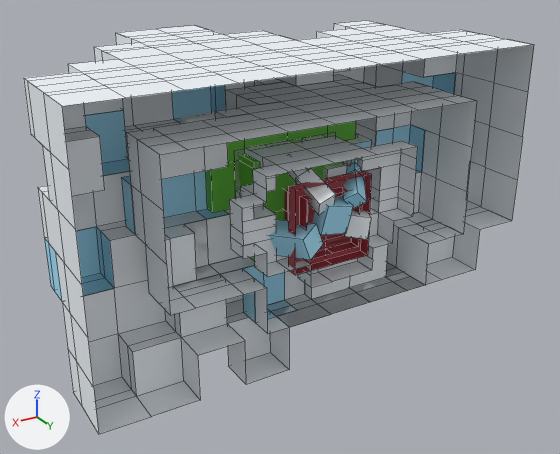
Renders of the FBX model forja-rapida/arte/fbx/Deco_Zona3.fbx from each side of a commit.
The view is the same before and after, from a 50 mm lens placed at (9.02, 12.76, 6.62), pointed at (-0.19, -2.59, -1.06). Arrows for +X, +Y and +Z are at lower left; the lights stay in place. The first picture is the older version. Mesh edges are drawn as thin lines on the coarser meshes. Where no turn or scale is listed for an object, it has been applied to the vertices.

In view in the first picture: 'Monte_Nevado_Chico_Nieve', 'Monte_Nevado_Grande_Hielo', 'Monte_Nevado_Grande_Nieve', 'Monte_Nevado_Mediano_Hielo', 'Monte_Nevado_Mediano_Nieve', 'Pico_Hielo_HieloBlanco', 'Pico_Hielo_HieloCeleste', 'Pino_Nevado_Chico_Copa', 'Pino_Nevado_Chico_Tronco', 'Pino_Nevado_Grande_Copa', 'Pino_Nevado_Grande_Tronco' and 2 more.
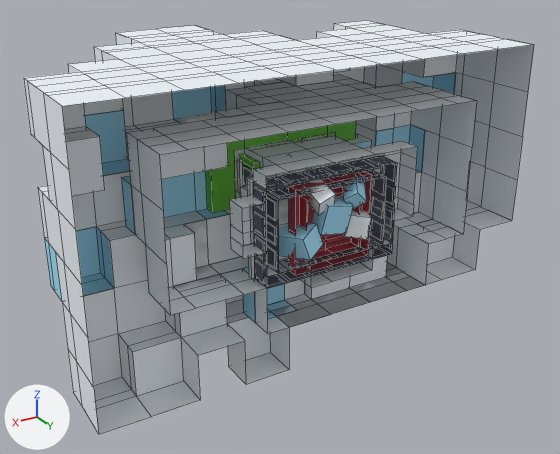
Boxes [x1, y1, x2, y2] around the edits, measured in the pictures (560 x 454 px):
'Escalones_Nevados_1_Piedra', added
    after: [243, 156, 397, 288]
'Escalones_Nevados_2_Piedra', added
    after: [267, 170, 387, 274]
'Escalones_Nevados_1_Nieve', added (mostly hidden)
    after: [237, 154, 384, 279]
'Escalones_Nevados_2_Nieve', added (mostly hidden)
    after: [267, 168, 373, 257]
'Pino_Nevado_Chico_Copa', unchanged, covered by the edit
    before: [239, 153, 344, 260]
    after: [239, 153, 260, 172]

Patch to the scene script:
```diff
--- a/forja-rapida/arte/fbx/Deco_Zona3.fbx.py
+++ b/forja-rapida/arte/fbx/Deco_Zona3.fbx.py
@@ mat_escalones_nieve @@
+mat_escalones_nieve = principled_material('Escalones_nieve')
+mat_escalones_nieve.base_color = (0.905, 0.956, 1.0)  # white #f4faff
+mat_escalones_nieve.roughness = 0.6
@@ mat_escalones_piedra @@
+mat_escalones_piedra = principled_material('Escalones_piedra')
+mat_escalones_piedra.base_color = (0.107, 0.125, 0.171)  # greyish blue #5c6373
+mat_escalones_piedra.roughness = 0.6
@@ me_escalones_nevados_2_nieve @@
+me_escalones_nevados_2_nieve.from_pydata(...)  # 66 vertices, 58 faces; spans x -1.47..1.47, y -1.48..-0.56, z -0.91..0.91
+me_escalones_nevados_2_nieve.materials.append(mat_escalones_nieve)  # white #f4faff
@@ me_escalones_nevados_2_piedra @@
+me_escalones_nevados_2_piedra.from_pydata(...)  # 364 vertices, 240 faces; spans x -1.44..1.44, y -1.23..0.0, z -0.88..0.88
+me_escalones_nevados_2_piedra.materials.append(mat_escalones_piedra)  # greyish blue #5c6373
@@ me_escalones_nevados_1_nieve @@
+me_escalones_nevados_1_nieve.from_pydata(...)  # 125 vertices, 114 faces; spans x -1.75..1.75, y -2.72..-0.56, z -1.19..1.19
+me_escalones_nevados_1_nieve.materials.append(mat_escalones_nieve)  # white #f4faff
@@ me_escalones_nevados_1_piedra @@
+me_escalones_nevados_1_piedra.from_pydata(...)  # 718 vertices, 472 faces; spans x -1.72..1.72, y -2.46..0.0, z -1.16..1.16
+me_escalones_nevados_1_piedra.materials.append(mat_escalones_piedra)  # greyish blue #5c6373
@@ ob_escalones_nevados_2_nieve @@
+ob_escalones_nevados_2_nieve = bpy.data.objects.new('Escalones_Nevados_2_Nieve', me_escalones_nevados_2_nieve)
+ob_escalones_nevados_2_nieve.location = (0.0, 0.0, 0.0)
@@ ob_escalones_nevados_2_piedra @@
+ob_escalones_nevados_2_piedra = bpy.data.objects.new('Escalones_Nevados_2_Piedra', me_escalones_nevados_2_piedra)
+ob_escalones_nevados_2_piedra.location = (0.0, 0.0, 0.0)
@@ ob_escalones_nevados_1_nieve @@
+ob_escalones_nevados_1_nieve = bpy.data.objects.new('Escalones_Nevados_1_Nieve', me_escalones_nevados_1_nieve)
+ob_escalones_nevados_1_nieve.location = (0.0, 0.0, 0.0)
@@ ob_escalones_nevados_1_piedra @@
+ob_escalones_nevados_1_piedra = bpy.data.objects.new('Escalones_Nevados_1_Piedra', me_escalones_nevados_1_piedra)
+ob_escalones_nevados_1_piedra.location = (0.0, 0.0, 0.0)
```
